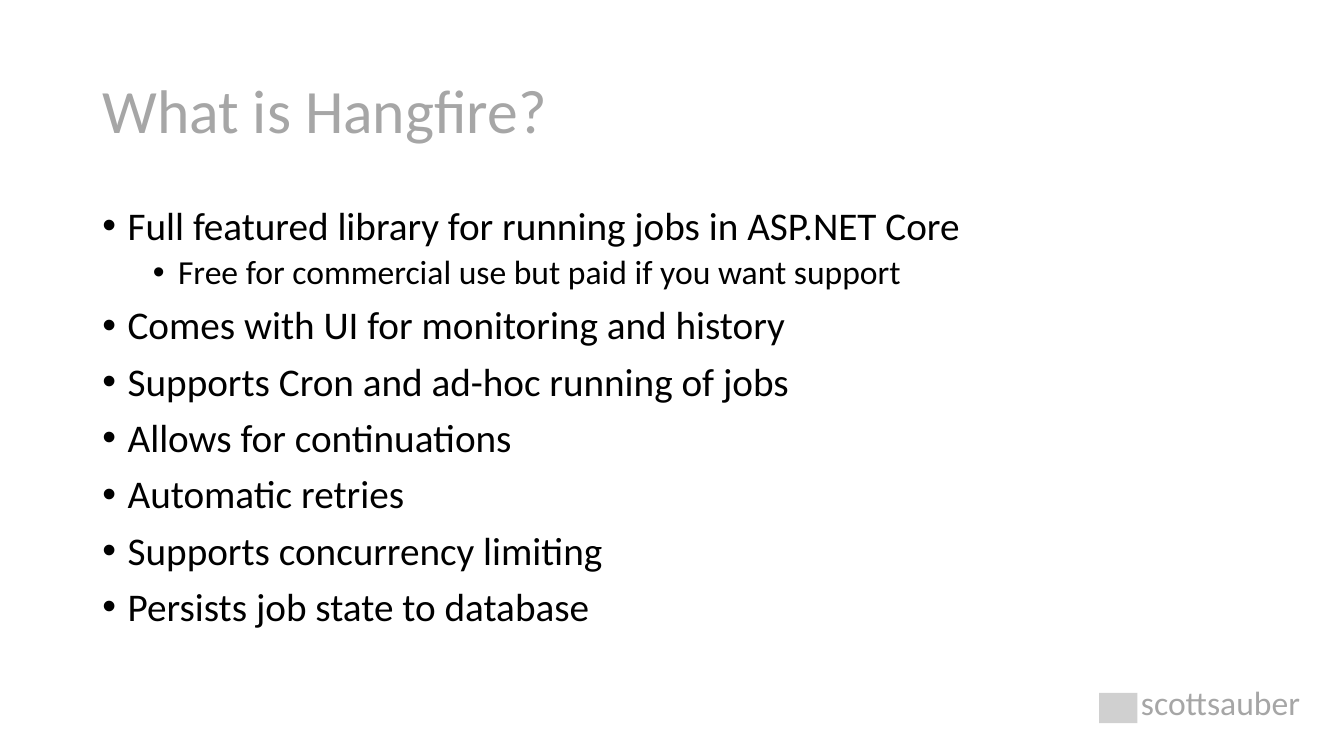
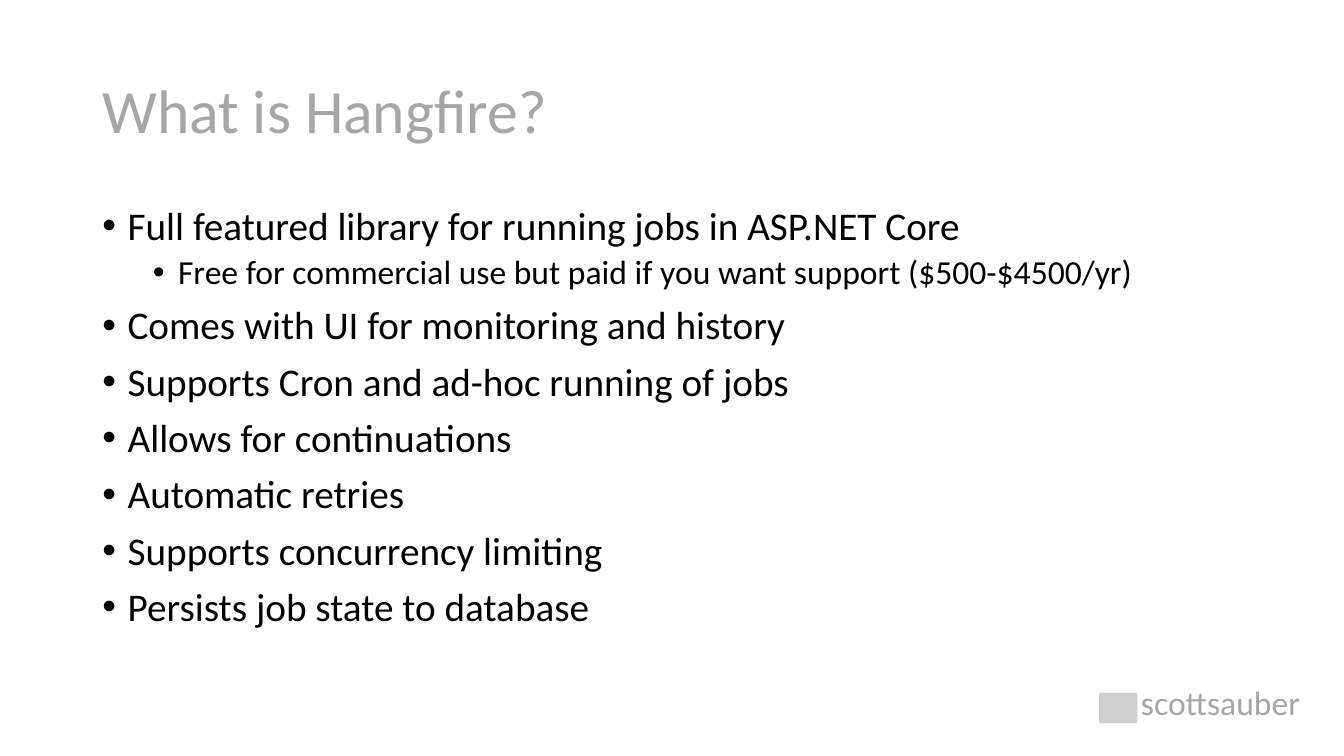
Before and after one commit to nirzaf/DotNetWorkShopTalk, a slide deck: slide 32 of 2020-10-16 - NDC Sydney - The Background on Background Tasks in .NET Core/The Background on Background Tasks.pptx (slide 33 before the commit). Drawn at 1344x756 pixels with LibreOffice and Linux fonts; fonts in the diff are those of the drawing; grey boxes stand for pictures. Boxes give left, top, right and bottom in pixels: in the first picture for what was removed or moved away, otherwise in the second. Text is boxed around its words. In the diff, an @@ line names an element or a change of style, - is before the commit and + after.

```diff
--- a/2020-10-16 - NDC Sydney - The Background on Background Tasks in .NET Core/The Background on Background Tasks.pptx
+++ b/2020-10-16 - NDC Sydney - The Background on Background Tasks in .NET Core/The Background on Background Tasks.pptx
@@ text at (x1=178, y1=259, x2=1132, y2=290): text changed @@
-  • Free for commercial use but paid if you want support
+  • Free for commercial use but paid if you want support ($500-$4500/yr)
```
Also in this commit, not shown: 7 other slides changed, 1 slide removed, 10 other files.
